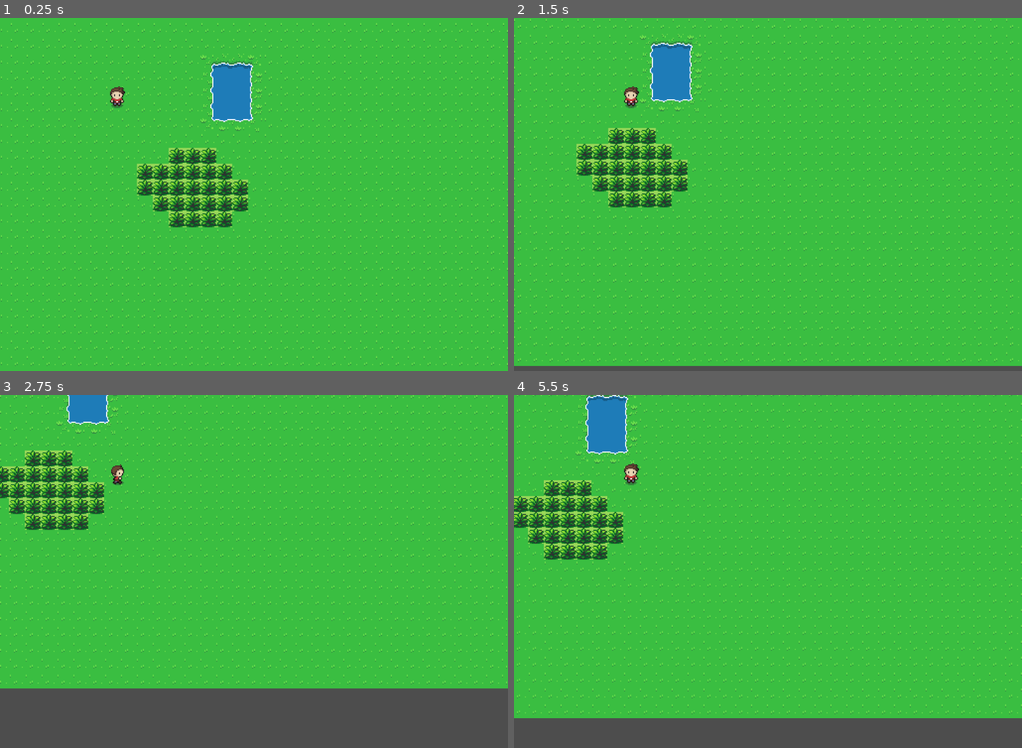
Above: before the commit, frames 1-4 (two rows, left to right).
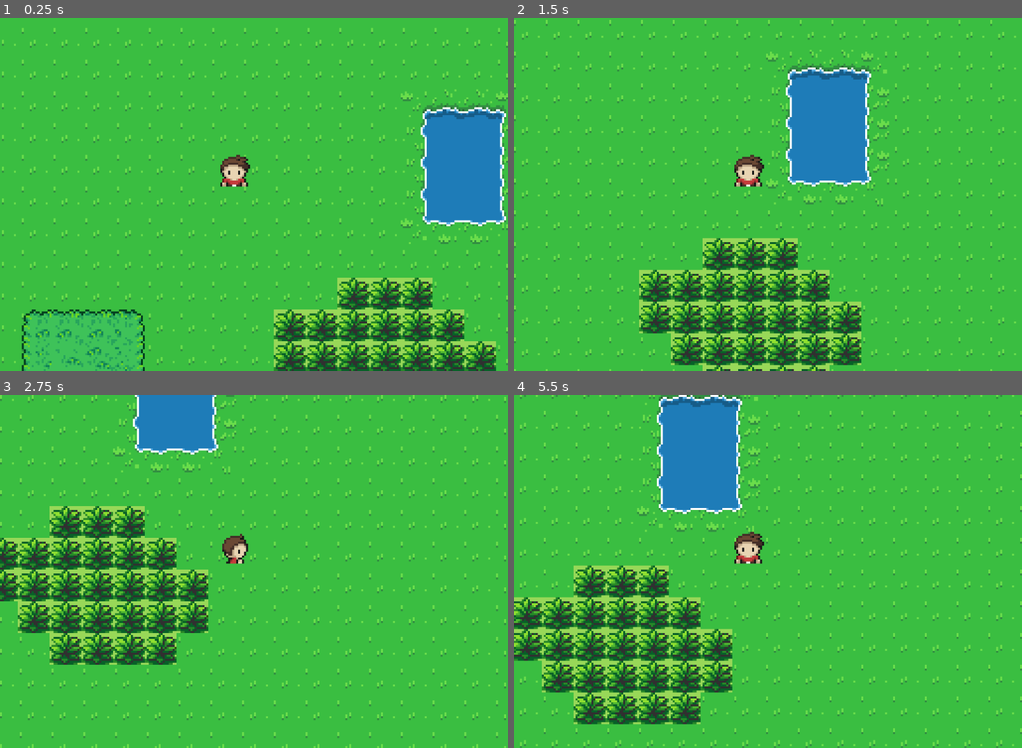
Above: after the commit, the same moments.

Repository: Cidragon/open-world-tactics
Game: Godot game, scene res://scenes/main/main.tscn
The game is run twice, just before and just after one commit, with the same random seed, the same clock (stepped at 60 frames per second) and the same inputs.
Inputs:
- Up to frame 1 (0.25 s): no input
- Up to frame 2 (1.5 s): tap Enter at 0.5 s; hold Right (ui_right) 0.53-1.28 s; hold Down (ui_down) from 1.28 s (still down)
- Up to frame 3 (2.75 s): release Down (ui_down) at 2.03 s; hold Right (ui_right) from 2.03 s (still down)
- Up to frame 4 (5.5 s): release Right (ui_right) at 2.78 s; hold Up (ui_up) 2.78-3.53 s; hold Left (ui_left) 3.53-5.03 s; tap Space at 4.25 s; tap Enter at 5 s; hold Down (ui_down) from 5.03 s (still down)

The runs differ from the first frame. In frame 1, 26% of the frame differs, in the area x 0-100%, y 1-100%; in frame 2, 30%; in frame 3, 41%, in the area x 0-100%, y 0-100%; in frame 4, 37%.

Commit message:
player shader on grass

Diff:
--- a/scenes/Player/Player.gd
+++ b/scenes/Player/Player.gd
@@ -2,6 +2,9 @@
 
 const SPEED : float = 100.0
 @onready var animation_sprite : AnimatedSprite2D = %AnimatedSprite2D
+
+func _ready() -> void:
+	animation_sprite.material.set_shader_parameter("active", true)
 
 
 func _physics_process(delta: float) -> void:
--- /dev/null
+++ b/scenes/Player/Player.gdshader
@@ -0,0 +1,17 @@
+shader_type canvas_item;
+
+uniform bool active = true;
+const vec2 sprite_size = vec2(16.0,32.0);
+
+void fragment() {
+	if (active == true){
+		vec2 pixel = UV * 256.0;
+		if (mod(pixel.y, 32.0) >= 22.0){
+			vec4 color = texture(TEXTURE, UV);
+			color.r = 1.0;
+			color.a = 0.0;
+			COLOR = color;
+		}
+	}
+
+}
--- a/scenes/Player/Player.tscn
+++ b/scenes/Player/Player.tscn
@@ -1,10 +1,15 @@
-[gd_scene load_steps=22 format=3 uid="uid://bo6ch1qfj2mos"]
+[gd_scene load_steps=24 format=3 uid="uid://bo6ch1qfj2mos"]
 
 [ext_resource type="Texture2D" uid="uid://d2moj82f6w4x5" path="res://assets/gfx/character.png" id="1_k64t1"]
+[ext_resource type="Shader" path="res://scenes/Player/Player.gdshader" id="1_nqivv"]
 [ext_resource type="Script" path="res://scenes/Player/Player.gd" id="1_ybwcn"]
 
 [sub_resource type="RectangleShape2D" id="RectangleShape2D_o434g"]
 size = Vector2(16, 12)
+
+[sub_resource type="ShaderMaterial" id="ShaderMaterial_6w3co"]
+shader = ExtResource("1_nqivv")
+shader_parameter/active = false
 
 [sub_resource type="AtlasTexture" id="AtlasTexture_p5myx"]
 atlas = ExtResource("1_k64t1")
@@ -162,5 +167,6 @@
 
 [node name="AnimatedSprite2D" type="AnimatedSprite2D" parent="."]
 unique_name_in_owner = true
+material = SubResource("ShaderMaterial_6w3co")
 sprite_frames = SubResource("SpriteFrames_fb8hw")
-animation = &"walk_down"
+animation = &"idle"
--- a/scenes/main/main.tscn
+++ b/scenes/main/main.tscn
@@ -1,8 +1,9 @@
-[gd_scene load_steps=7 format=3 uid="uid://csl6yn3w1p1kg"]
+[gd_scene load_steps=11 format=3 uid="uid://csl6yn3w1p1kg"]
 
 [ext_resource type="Texture2D" uid="uid://hnxcoxev1ln6" path="res://assets/gfx/Overworld.png" id="1_6f5kk"]
 [ext_resource type="PackedScene" uid="uid://bo6ch1qfj2mos" path="res://scenes/Player/Player.tscn" id="2_7is52"]
 [ext_resource type="Texture2D" uid="uid://2u0pc65p3cws" path="res://assets/Curso aplicado de GRRLIB - 6º Entrega.png" id="2_x5its"]
+[ext_resource type="Texture2D" uid="uid://cm4clwjsa1oom" path="res://assets/grass_default.png" id="3_r7bmt"]
 
 [sub_resource type="TileSetAtlasSource" id="TileSetAtlasSource_bt0eh"]
 texture = ExtResource("1_6f5kk")
@@ -4559,6 +4560,63 @@
 25:15/0/physics_layer_0/linear_velocity = Vector2(0, 0)
 25:15/0/physics_layer_0/angular_velocity = 0.0
 
+[sub_resource type="TileSetAtlasSource" id="TileSetAtlasSource_i7wwh"]
+texture = ExtResource("3_r7bmt")
+0:0/0 = 0
+0:0/0/physics_layer_0/linear_velocity = Vector2(0, 0)
+0:0/0/physics_layer_0/angular_velocity = 0.0
+1:0/0 = 0
+1:0/0/physics_layer_0/linear_velocity = Vector2(0, 0)
+1:0/0/physics_layer_0/angular_velocity = 0.0
+2:0/0 = 0
+2:0/0/physics_layer_0/linear_velocity = Vector2(0, 0)
+2:0/0/physics_layer_0/angular_velocity = 0.0
+3:0/0 = 0
+3:0/0/physics_layer_0/linear_velocity = Vector2(0, 0)
+3:0/0/physics_layer_0/angular_velocity = 0.0
+0:1/0 = 0
+0:1/0/physics_layer_0/linear_velocity = Vector2(0, 0)
+0:1/0/physics_layer_0/angular_velocity = 0.0
+1:1/0 = 0
+1:1/0/physics_layer_0/linear_velocity = Vector2(0, 0)
+1:1/0/physics_layer_0/angular_velocity = 0.0
+2:1/0 = 0
+2:1/0/physics_layer_0/linear_velocity = Vector2(0, 0)
+2:1/0/physics_layer_0/angular_velocity = 0.0
+3:1/0 = 0
+3:1/0/physics_layer_0/linear_velocity = Vector2(0, 0)
+3:1/0/physics_layer_0/angular_velocity = 0.0
+0:2/0 = 0
+0:2/0/physics_layer_0/linear_velocity = Vector2(0, 0)
+0:2/0/physics_layer_0/angular_velocity = 0.0
+1:2/0 = 0
+1:2/0/physics_layer_0/linear_velocity = Vector2(0, 0)
+1:2/0/physics_layer_0/angular_velocity = 0.0
+2:2/0 = 0
+2:2/0/physics_layer_0/linear_velocity = Vector2(0, 0)
+2:2/0/physics_layer_0/angular_velocity = 0.0
+3:2/0 = 0
+3:2/0/physics_layer_0/linear_velocity = Vector2(0, 0)
+3:2/0/physics_layer_0/angular_velocity = 0.0
+0:3/0 = 0
+0:3/0/physics_layer_0/linear_velocity = Vector2(0, 0)
+0:3/0/physics_layer_0/angular_velocity = 0.0
+1:3/0 = 0
+1:3/0/physics_layer_0/linear_velocity = Vector2(0, 0)
+1:3/0/physics_layer_0/angular_velocity = 0.0
+2:3/0 = 0
+2:3/0/physics_layer_0/linear_velocity = Vector2(0, 0)
+2:3/0/physics_layer_0/angular_velocity = 0.0
+3:3/0 = 0
+3:3/0/physics_layer_0/linear_velocity = Vector2(0, 0)
+3:3/0/physics_layer_0/angular_velocity = 0.0
+2:4/0 = 0
+2:4/0/physics_layer_0/linear_velocity = Vector2(0, 0)
+2:4/0/physics_layer_0/angular_velocity = 0.0
+3:4/0 = 0
+3:4/0/physics_layer_0/linear_velocity = Vector2(0, 0)
+3:4/0/physics_layer_0/angular_velocity = 0.0
+
 [sub_resource type="TileSet" id="TileSet_ys6nq"]
 physics_layer_0/collision_layer = 1
 terrain_set_0/mode = 0
@@ -4566,13 +4624,43 @@
 terrain_set_0/terrain_0/color = Color(0.5, 0.34375, 0.25, 1)
 sources/0 = SubResource("TileSetAtlasSource_bt0eh")
 sources/1 = SubResource("TileSetAtlasSource_gsfo5")
+sources/2 = SubResource("TileSetAtlasSource_i7wwh")
+
+[sub_resource type="TileSetAtlasSource" id="TileSetAtlasSource_7djn0"]
+texture = ExtResource("3_r7bmt")
+0:0/0 = 0
+1:0/0 = 0
+2:0/0 = 0
+3:0/0 = 0
+0:1/0 = 0
+1:1/0 = 0
+2:1/0 = 0
+3:1/0 = 0
+0:2/0 = 0
+1:2/0 = 0
+2:2/0 = 0
+3:2/0 = 0
+0:3/0 = 0
+1:3/0 = 0
+2:3/0 = 0
+3:3/0 = 0
+2:4/0 = 0
+3:4/0 = 0
+
+[sub_resource type="TileSet" id="TileSet_mni26"]
+sources/0 = SubResource("TileSetAtlasSource_7djn0")
 
 [node name="Main" type="Node2D"]
 
-[node name="TileMap" type="TileMap" parent="."]
+[node name="background" type="TileMap" parent="."]
 tile_set = SubResource("TileSet_ys6nq")
 format = 2
 layer_0/tile_data = PackedInt32Array(65536, 327680, 10, 0, 327680, 10, 1, 327680, 10, 65537, 327680, 10, 131073, 327680 …(25586 unchanged characters)…
+
+[node name="TileMap2" type="TileMap" parent="."]
+tile_set = SubResource("TileSet_mni26")
+format = 2
+layer_0/tile_data = PackedInt32Array(786433, 0, 0, 851969, 0, 1, 917505, 0, 1, 786434, 65536, 0, 851970, 65536, 3, 917506, 65536, 1, 786435, 65536, 0, 851971, 65536, 1, 917507, 0, 3, 983041, 0, 1, 983042, 0, 3, 983043, 65536, 3, 786436, 131072, 0, 851972, 131072, 1, 917508, 131072, 1, 1048578, 65536, 2, 1048579, 65536, 2, 983044, 131072, 1, 1048580, 131072, 2, 1048577, 0, 2)
 
 [node name="CharacterBody2D" parent="." instance=ExtResource("2_7is52")]
 position = Vector2(124, 124)
@@ -4580,4 +4668,4 @@
 [node name="Camera2D" type="Camera2D" parent="CharacterBody2D"]
 position = Vector2(-118, -79)
 anchor_mode = 0
-zoom = Vector2(2, 2)
+zoom = Vector2(4, 4)
Binary file added: assets/grass_default.png
Not shown, added: assets/grass_default.png.import
